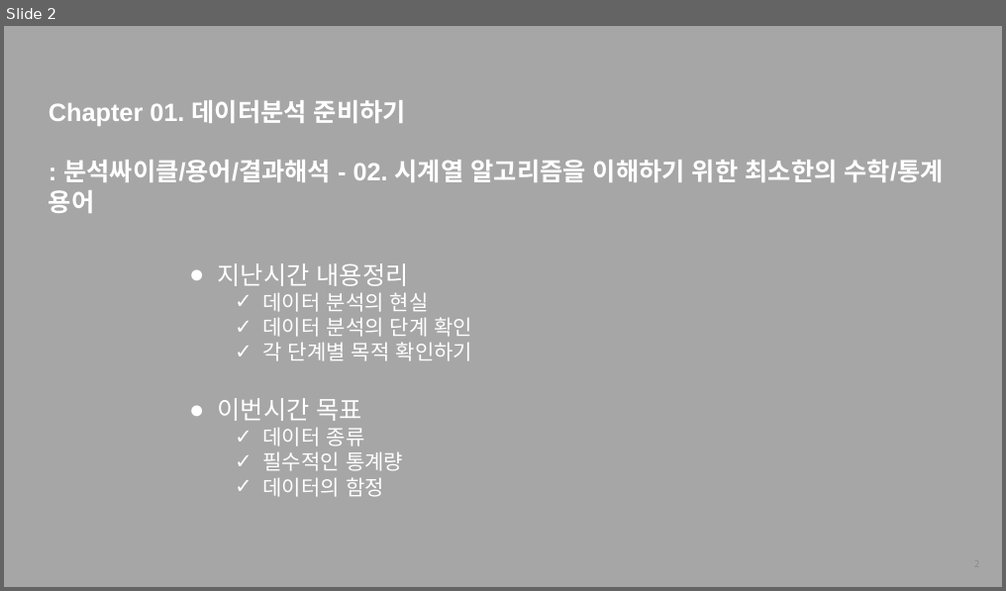
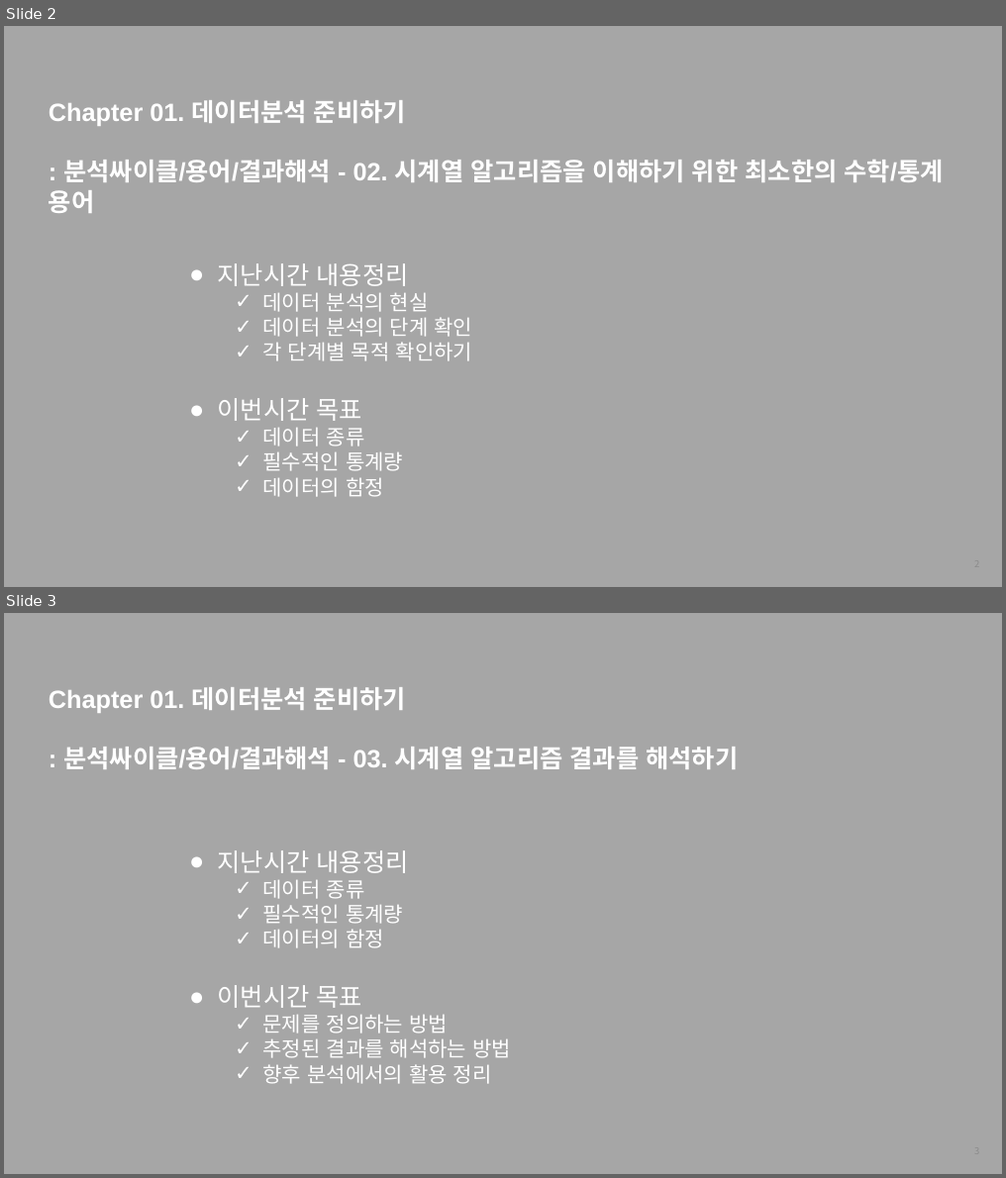
Before and after one commit to thekimk/All-About-Time-Series-Analysis, a slide deck: [FastCampus] 커리큘럼_김경원박사.pptx. Shown one above the other, each under a label of ours: slide 2 before the commit, slides 2 and 3 after it. The pictures are 1006x591 and 1006x1178 pixels, drawn with LibreOffice and Linux fonts; fonts in the diff are those of the drawing; background and template pictures are left out. Boxes give left, top, right and bottom in pixels: in the first picture for what was removed or moved away, otherwise in the second. Text is boxed around its words. In the diff, an @@ line names an element or a change of style, - is before the commit and + after.

```diff
--- a/[FastCampus] 커리큘럼_김경원박사.pptx
+++ b/[FastCampus] 커리큘럼_김경원박사.pptx
@@ slide 3 added at bbox=[4, 613, 1002, 1174], background #A6A6A6 @@
@@ text added at bbox=[49, 687, 738, 769], 24 pt, text #FFFFFF, bold @@
+Chapter 01. 데이터분석 준비하기
+: 분석싸이클/용어/결과해석 - 03. 시계열 알고리즘 결과를 해석하기
@@ text added at bbox=[218, 851, 511, 1084], 20 pt, text #FFFFFF @@
+● 지난시간 내용정리
+  ✓ 데이터 종류
+  ✓ 필수적인 통계량
+  ✓ 데이터의 함정
+● 이번시간 목표
+  ✓ 문제를 정의하는 방법
+  ✓ 추정된 결과를 해석하는 방법
+  ✓ 향후 분석에서의 활용 정리
@@ page number added at bbox=[755, 1136, 988, 1166], 9 pt, text #8C8C8C @@
+3
```
Also in this commit, not shown: 1 other slide added, 2 other files.
